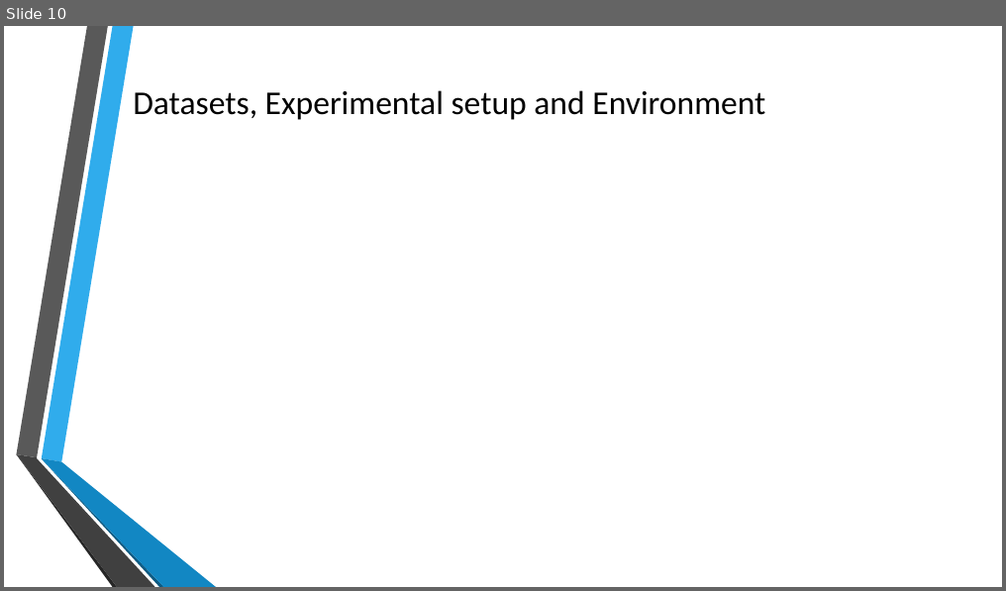
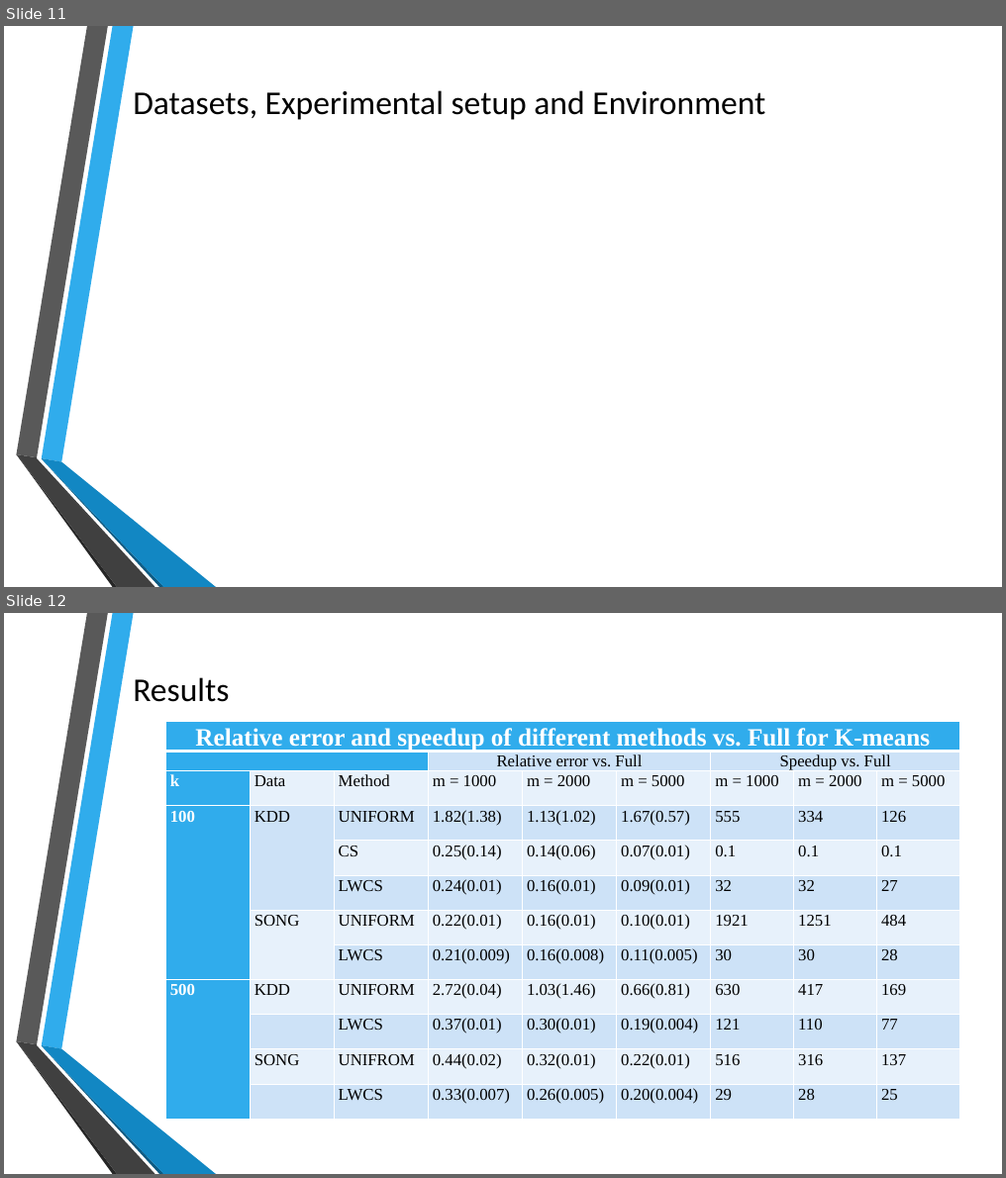
Before and after one commit to crystal616/8650, a slide deck: team5.pptx. Shown one above the other, each under a label of ours: slide 10 before the commit, slides 11 and 12 after it. The pictures are 1006x591 and 1006x1178 pixels, drawn with LibreOffice and Linux fonts; fonts in the diff are those of the drawing; grey boxes stand for pictures; background and template pictures are left out. Boxes give left, top, right and bottom in pixels: in the first picture for what was removed or moved away, otherwise in the second. Text is boxed around its words. In the diff, an @@ line names an element or a change of style, - is before the commit and + after.

```diff
--- a/team5.pptx
+++ b/team5.pptx
@@ slide 12 added at (4, 613, 1002, 1174), background picture (left out); not listed: 6 template elements that a slide beside it also shows @@
@@ title added at (133, 677, 229, 702), 32 pt, text #000000 @@
+Results
@@ table added at (165, 722, 960, 1124), 12 rows, 9 columns @@
+Relative error and speedup of different methods vs. Full for K-means |  |  |  |  |  |  |  | 
+ |  |  | Relative error vs. Full |  |  | Speedup vs. Full |  | 
+k | Data | Method | m = 1000 | m = 2000 | m = 5000 | m = 1000 | m = 2000 | m = 5000
+100 | KDD | UNIFORM | 1.82(1.38) | 1.13(1.02) | 1.67(0.57) | 555 | 334 | 126
+ |  | CS | 0.25(0.14) | 0.14(0.06) | 0.07(0.01) | 0.1 | 0.1 | 0.1
+ |  | LWCS | 0.24(0.01) | 0.16(0.01) | 0.09(0.01) | 32 | 32 | 27
+ | SONG | UNIFORM | 0.22(0.01) | 0.16(0.01) | 0.10(0.01) | 1921 | 1251 | 484
+ |  | LWCS | 0.21(0.009) | 0.16(0.008) | 0.11(0.005) | 30 | 30 | 28
+500 | KDD | UNIFORM | 2.72(0.04) | 1.03(1.46) | 0.66(0.81) | 630 | 417 | 169
+ |  | LWCS | 0.37(0.01) | 0.30(0.01) | 0.19(0.004) | 121 | 110 | 77
+ | SONG | UNIFROM | 0.44(0.02) | 0.32(0.01) | 0.22(0.01) | 516 | 316 | 137
+ |  | LWCS | 0.33(0.007) | 0.26(0.005) | 0.20(0.004) | 29 | 28 | 25
@@ what was slide 10 is now slide 11 @@
```
Also in this commit, not shown: 1 slide changed, 4 other slides added, 3 slides removed.
